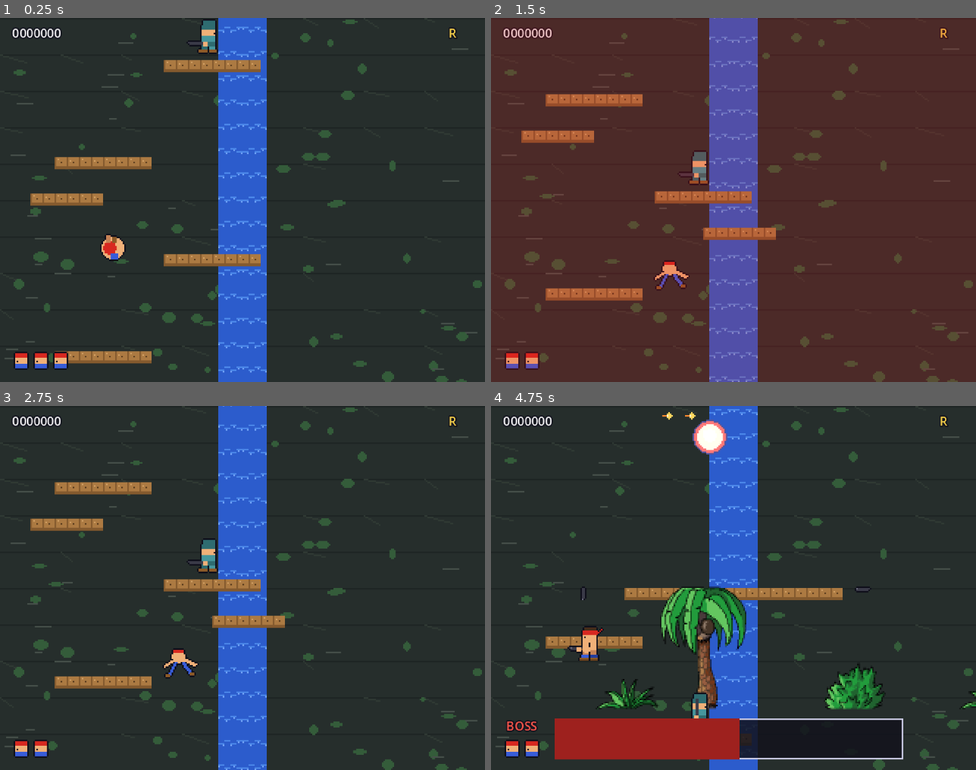
Above: before the commit, frames 1-4 (two rows, left to right).
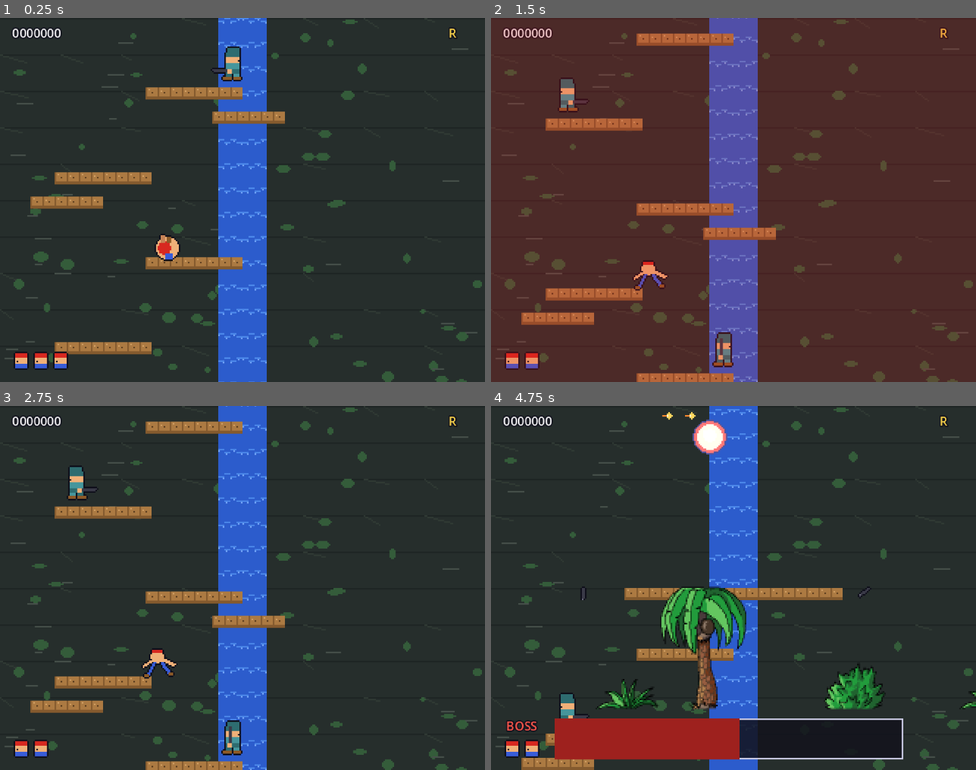
Above: after the commit, the same moments.

Repository: LJH-snow/contra-godot
Game: Godot game, scene res://tools/check_level2_main.tscn
The game is run twice, just before and just after one commit, with the same random seed, the same clock (stepped at 60 frames per second) and the same inputs. This scene is started directly instead of the project's main scene.
Inputs (mouse positions are in pixels of both pictures, inside the frame that each line leads up to):
- Up to frame 1 (0.25 s): no input
- Up to frame 2 (1.5 s): tap Enter (start) at 0.5 s; move the mouse to (840, 181) at 0.52 s; hold D (p1_right) 0.53-1.25 s; tap X (p1_shoot) at 0.6 s; click (840, 181) at 0.67 s; tap Z (p1_jump) at 0.77 s; drag from (636, 218) to (709, 272) at 1.27 s
- Up to frame 3 (2.75 s): tap Enter (start) at 2 s; move the mouse to (291, 507) at 2.02 s; hold D (p1_right) from 2.03 s (still down); tap Keypad Enter at 2.1 s
- Up to frame 4 (4.75 s): release D (p1_right) at 2.75 s; tap Enter (start) at 2.75 s; drag from (709, 660) to (588, 533) at 2.77 s; move the mouse to (879, 642) at 3.52 s; hold A (p1_left) 3.53-4.25 s; tap Space at 3.6 s; tap Z (p1_jump) at 3.77 s; drag from (588, 533) to (670, 413) at 4.27 s

The runs differ from the first frame. In frame 1, 8.2% of the frame differs, in the area x 6-59%, y 0-100%; in frame 2, 7.4%; in frame 3, 7.5%; in frame 4, 2.6%.

Commit message:
fix: waterfall climb easier - 56px spacing, wider overlap, snipers off landing zones

Diff:
--- a/scripts/game_data.gd
+++ b/scripts/game_data.gd
@@ -225,19 +225,20 @@
 	var plats: Array[Vector3i] = []
 	var snip: Array[Vector2i] = []
 	var turb: Array[Vector2i] = []
-	# 之字浮台: 每 64px 一层 (满跳 88px 的 73%, 普通玩家可稳定达成),
-	# 左右微错位且横向重叠 (y 从底部 1560 到顶部 120)
+	# 之字浮台: 每 56px 一层 (满跳 88px 的 64%, 空中调整窗口充裕),
+	# 左右重叠 16px, 垂直+横移不叠加 (y 从底部 1560 到顶部 120)
 	var y := 1560
 	var side := 0
 	var si := 0
 	while y > 140:
-		var x := 36 if side == 0 else 108
+		var x := 36 if side == 0 else 96
 		plats.append(Vector3i(x, y, 76))
 		if y % 240 < 120:                        # 部分层加侧翼小台
 			plats.append(Vector3i(140 if side == 0 else 20, y - 40, 48))
 		if y < 1500 and si % 3 == 0:
-			snip.append(Vector2i(x + 30, y - 16))  # 每 3 层一个狙击手
-		y -= 64
+			# 狙击手靠平台外端, 让出攀爬落点 (右台从左侧上, 左台从右侧上)
+			snip.append(Vector2i(x + (14 if side == 0 else 58), y - 16))
+		y -= 56
 		side = 1 - side
 		si += 1
 	# 顶部要塞平台 + 双炮塔
--- a/tools/check_level2.gd
+++ b/tools/check_level2.gd
@@ -65,9 +65,9 @@
 				check(main_plats.size() >= 18, "主浮台数量足够(%d个)" % main_plats.size())
 				var spacing_ok := true
 				for i in range(1, main_plats.size()):
-					if main_plats[i - 1].y - main_plats[i].y != 64:
+					if main_plats[i - 1].y - main_plats[i].y != 56:
 						spacing_ok = false
-				check(spacing_ok, "主浮台垂直间距 64px")
+				check(spacing_ok, "主浮台垂直间距 56px")
 				check(game.get_tree().get_nodes_in_group("air_missile").is_empty(), "瀑布关无空袭导弹")
 				# 起步可达: 出生台与上一层横向重叠, 无需横跨间隙
 				var base_ok := false
@@ -79,7 +79,7 @@
 						if p.x <= 60 and p.x + p.z >= 60:
 							base_ok = true
 				for p in game.L_PLATFORMS:
-					if p.y == 1496 and p.z == 76 and p.x < base_right:
+					if p.y == 1504 and p.z == 76 and p.x < base_right:
 						overlap_ok = true
 				check(base_ok, "出生站位浮台存在")
 				check(overlap_ok, "上一层浮台与出生台横向重叠 (起步满跳可达)")
@@ -94,15 +94,15 @@
 		1:
 			if _due():
 				check(not game.boss_active, "Boss 不在关卡开始时提前触发 (y≤3088 恒真回归)")
-				game.player.position = Vector2(74, 1490)
+				game.player.position = Vector2(110, 1496)
 				_next(2, 20)
 		2:
 			if _due():
-				game.player.position = Vector2(150, 1360)
+				game.player.position = Vector2(150, 1392)
 				_next(3, 20)
 		3:
 			if _due():
-				game.player.position = Vector2(74, 1040)
+				game.player.position = Vector2(60, 992)
 				_next(4, 20)
 		4:
 			if _due():
